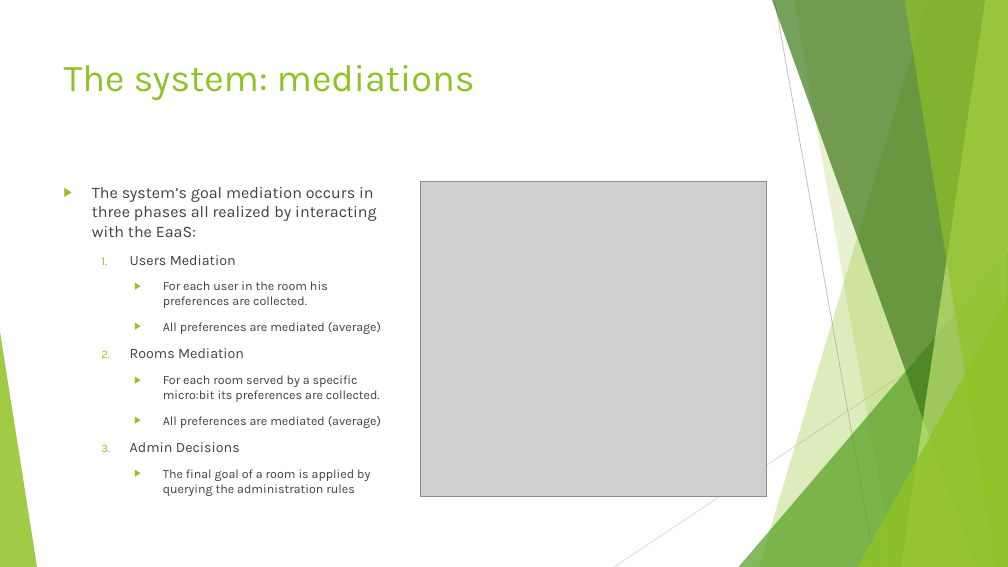
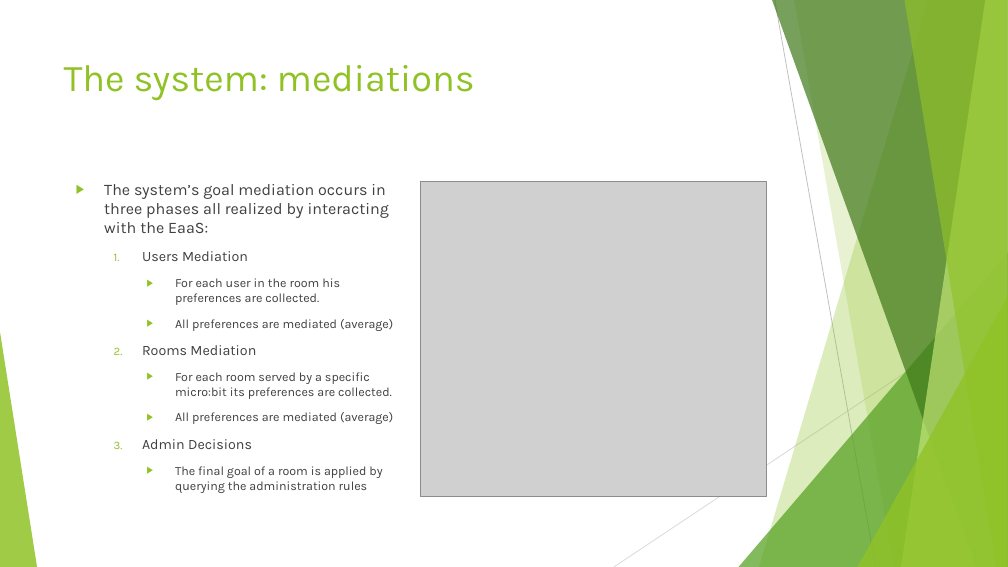
Before and after one commit to GBisi/GioEnv, a slide deck: slide 7 of docs/ThesisMeeting2.pptx. Drawn at 1008x567 pixels with LibreOffice and Linux fonts; fonts in the diff are those of the drawing; grey boxes stand for pictures. Boxes give left, top, right and bottom in pixels: in the first picture for what was removed or moved away, otherwise in the second. Text is boxed around its words. In the diff, an @@ line names an element or a change of style, - is before the commit and + after.

```diff
--- a/docs/ThesisMeeting2.pptx
+++ b/docs/ThesisMeeting2.pptx
@@ text "The system’s goal mediation occurs ...": place and size @@
-text "The system’s goal mediation occurs ..." at (92,187,381,496)
+text "The system’s goal mediation occurs ..." at (104,184,393,493)
```
Also in this commit, not shown: 16 other files.
